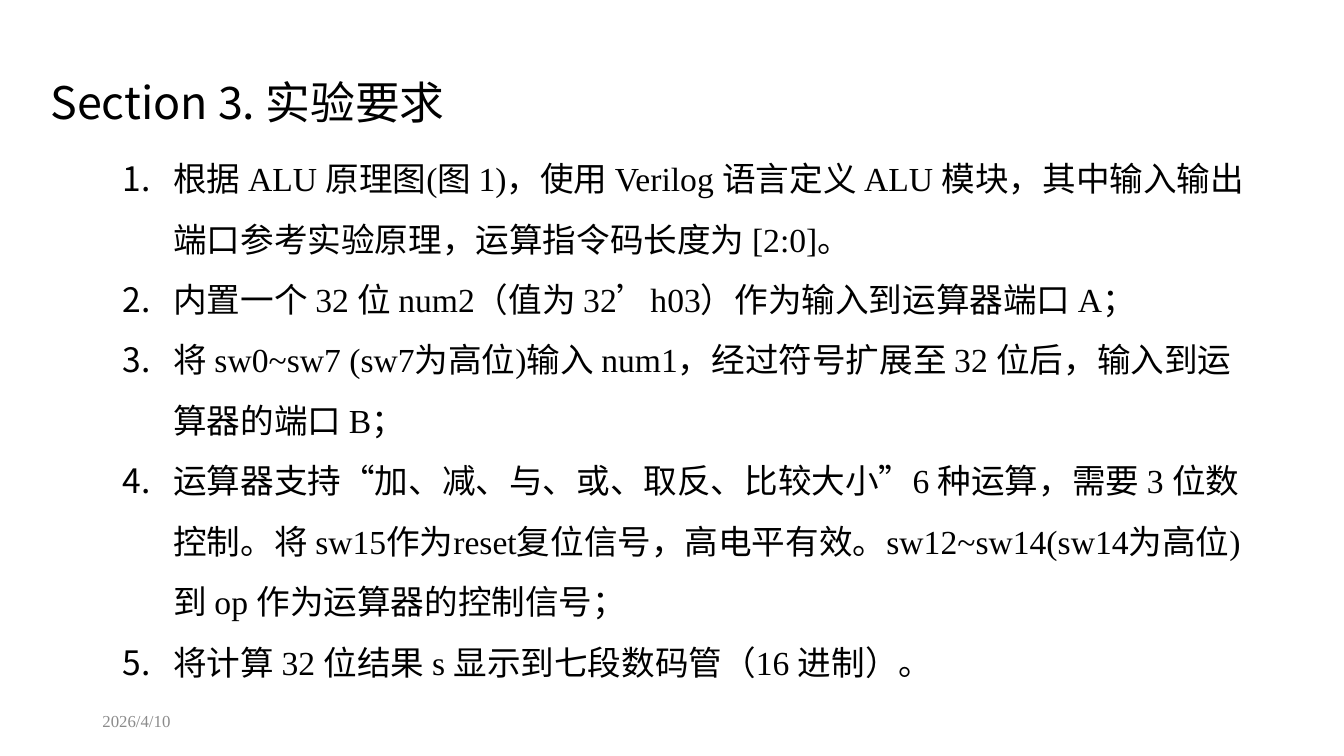
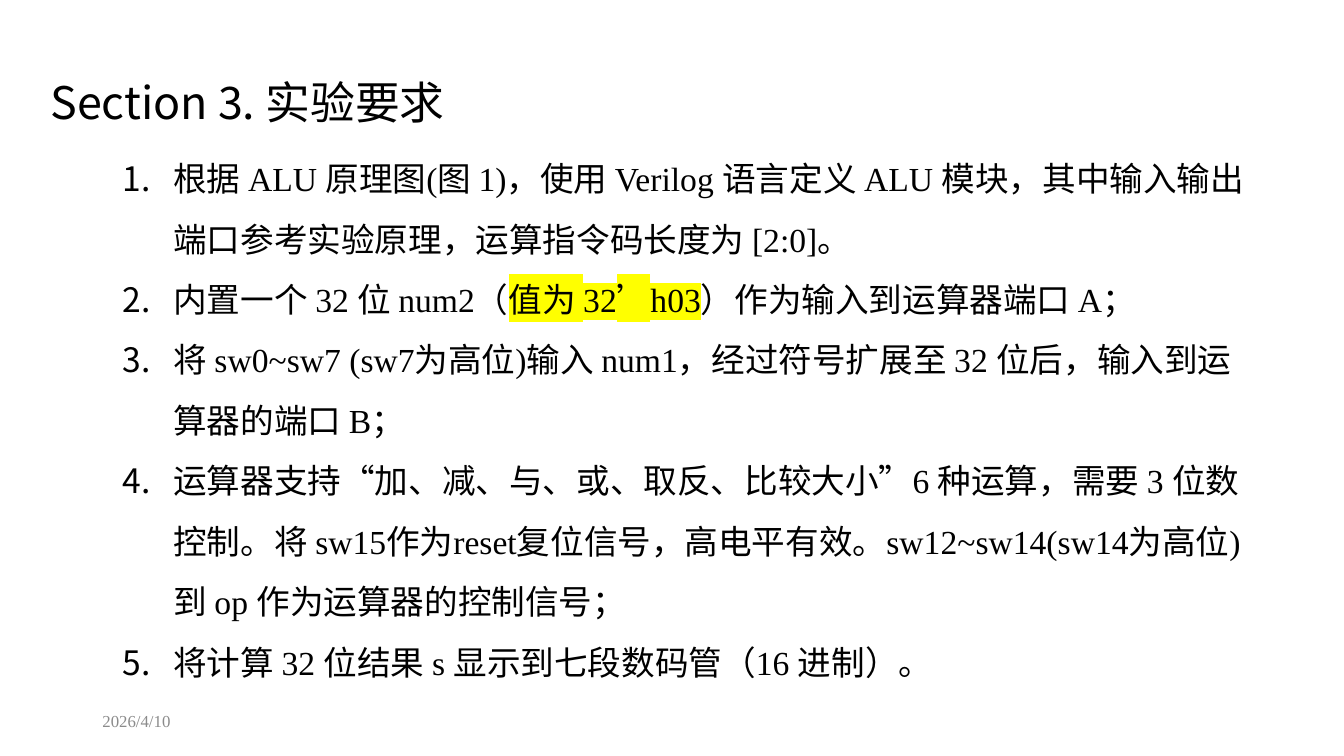
Before and after one commit to yjchen-713705/CS-2026spring, a slide deck: slide 5 of 24300120183_陈一璟_lab1-5/Lab1_5FPGA_ALU.pptx. Drawn at 1344x756 pixels with LibreOffice and Linux fonts; fonts in the diff are those of the drawing; background and template pictures are left out. Boxes give left, top, right and bottom in pixels: in the first picture for what was removed or moved away, otherwise in the second. Text is boxed around its words. In the diff, an @@ line names an element or a change of style, - is before the commit and + after.

```diff
--- a/24300120183_陈一璟_lab1-5/Lab1_5FPGA_ALU.pptx
+++ b/24300120183_陈一璟_lab1-5/Lab1_5FPGA_ALU.pptx
@@ text at box(173, 283, 1136, 319): highlight none to #FFFF00 in "num2（值为 32’h03）作为输入到运算器端口" @@
```
Also in this commit, not shown: 1 other file.
